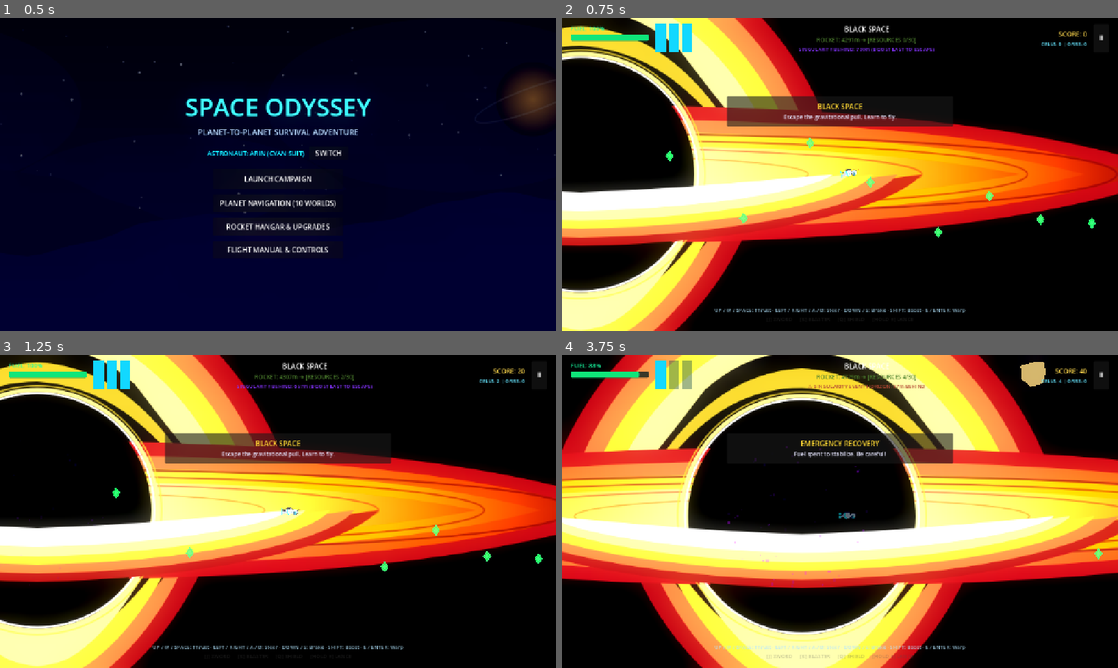
Above: before the commit, frames 1-4 (two rows, left to right).
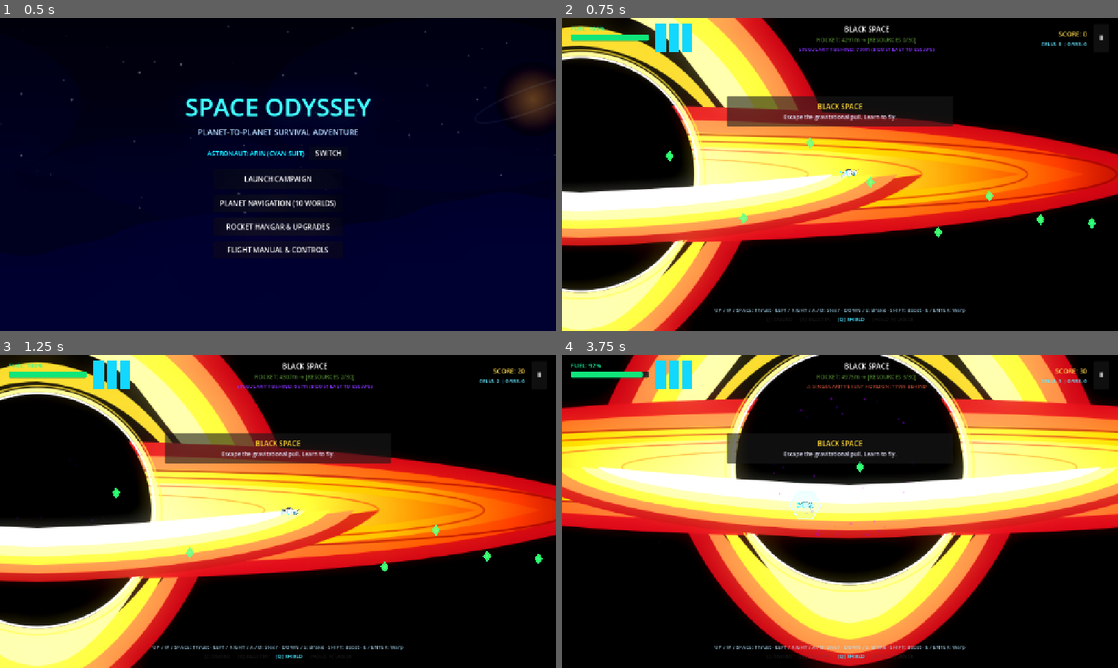
Above: after the commit, the same moments.

Repository: mallikarjunr444-gif/respawn-2d-game
Game: Godot game, scene res://scenes/main_menu.tscn
Two runs of this game, one before a commit and one after it. Both use one fixed random seed, a clock stepped at 60 frames per second and the inputs below.
Inputs (mouse positions are in pixels of both pictures, inside the frame that each line leads up to):
- Up to frame 1 (0.5 s): no input
- Up to frame 2 (0.75 s): click "LAUNCH CAMPAIGN" at 0.5 s
- Up to frame 3 (1.25 s): no input
- Up to frame 4 (3.75 s): tap Enter (ui_accept) at 1.25, 1.52 s; move the mouse to (812, 574) at 1.27 s; hold D (move_right) 1.28-2 s; tap Q (shield) at 1.35, 3.05 s; click (812, 574) at 1.42 s; drag from (1006, 558) to (834, 505) at 2.02 s; move the mouse to (673, 464) at 2.77 s; hold A (move_left) 2.78-3.5 s; hold Shift (boost) 2.78-3.5 s; drag from (867, 511) to (673, 464) at 3.52 s

Frame 1 is identical in both runs. In frame 2, less than 0.1% of the frame differs, in the area x 49-55%, y 95-98%; in frame 3, less than 0.1%; in frame 4, 72%, in the area x 0-100%, y 0-100%.

Commit message:
feat: add automated descent guidance and landing sequence to player and game state

Diff:
--- a/scenes/player.gd
+++ b/scenes/player.gd
@@ -25,6 +25,9 @@
 const BOOST_MAX_DURATION: float = 0.4
 const BOOST_COOLDOWN_TIME: float = 1.5
 const BOOST_FUEL_COST: float = 8.0
+
+var is_auto_landing: bool = false
+var landing_target: Vector2 = Vector2.ZERO
 
 # ── Damage ──
 var invulnerable_timer: float = 0.0
@@ -99,6 +102,26 @@
 		if shield_active_timer <= 0.0:
 			shield_bubble.visible = false
 			shield_bubble.monitoring = false
+
+	# ── Automated Descent Guidance Sequence (Auto landing on planet line) ──
+	if is_auto_landing:
+		var diff = landing_target - global_position
+		var target_vx = clampf(diff.x * 2.5, -220.0, 220.0)
+		var target_vy = clampf(diff.y * 1.6, 30.0, 130.0)
+		velocity.x = lerpf(velocity.x, target_vx, 5.0 * delta)
+		velocity.y = lerpf(velocity.y, target_vy, 4.5 * delta)
+		facing_angle = lerp_angle(facing_angle, 0.0, 6.0 * delta)
+		rotation = lerp_angle(rotation, PI * 0.5, 8.0 * delta)
+		is_thrusting = true
+		exhaust_particles.emitting = true
+		move_and_slide()
+		if diff.length() < 42.0 and absf(velocity.y) < 130.0:
+			is_auto_landing = false
+			velocity = Vector2.ZERO
+			exhaust_particles.emitting = false
+			SoundManager.play("land", 0.1)
+			GameState.show_toast("TOUCHDOWN CONFIRMED ON LINE", "Automated descent sequence complete. Elevated landing line locked.", 4.0)
+		return
 
 	# ── Directional Steering & Rotation (Left/Right or A/D) ──
 	var steer_input = 0.0
@@ -217,11 +240,13 @@
 				_fire_plasma_blaster()
 			lance_charge_time = 0.0
 
-	# Phase Shield
-	if Input.is_action_just_pressed("shield") and GameState.has_shield and shield_cooldown <= 0.0:
-		shield_active_timer = 1.8
-		shield_cooldown = 5.5
+	# Phase Shield (Exactly 1 Shield charge per level)
+	if Input.is_action_just_pressed("shield") and GameState.has_shield and GameState.shield_charges > 0 and shield_cooldown <= 0.0:
+		GameState.shield_charges -= 1
+		shield_active_timer = 3.5
+		shield_cooldown = 4.0
 		SoundManager.play("shield", 0.05)
+		GameState.weapons_changed.emit()
 
 	# ── Move ──
 	move_and_slide()
@@ -242,9 +267,9 @@
 	if position.y < min_y:
 		position.y = min_y
 		if velocity.y < 0.0: velocity.y = 0.0
-	elif position.y > max_y:
-		position.y = max_y
-		if velocity.y > 0.0: velocity.y = -30.0
+	elif position.y >= max_y - 30.0:
+		# Land on line, not below screen: Falling below screen triggers failure!
+		take_damage(99, "ALTITUDE CRITICAL — IMPACT BELOW FLIGHT CORRIDOR")
 
 
 # ═══════════════════════════════════════════════════════════════
--- a/scripts/game_state.gd
+++ b/scripts/game_state.gd
@@ -45,11 +45,13 @@
 var player_hp: int = 3
 const MAX_HP: int = 3
 
-# ── Weapons (preserved from original) ──
+# ── Weapons & Defense ──
 var has_sword: bool = false
 var has_blaster: bool = false
-var has_shield: bool = false
+var has_shield: bool = true  # Exactly 1 Shield in each level
 var has_lance: bool = false
+var shield_charges: int = 1  # 1 Shield charge per level
+var endless_sector: int = 1  # Endless Frontier sector count
 
 # ── Upgrades ──
 var upgrade_tank_level: int = 0       # 0-3, each adds 25% capacity
@@ -275,7 +277,8 @@
 # ═══════════════════════════════════════════════════════════════
 
 func start_level(world_index: int) -> void:
-	game_mode = "story"
+	if game_mode != "endless":
+		game_mode = "story"
 	current_world_idx = world_index
 	# Preserve collected fuel progression, ensuring player starts with at least 55% tank
 	fuel = maxf(fuel, get_effective_max_fuel() * 0.55)
@@ -286,12 +289,13 @@
 	orbs_collected = 0
 	bonus_routes_found = 0
 	score = 0
+	shield_charges = 1 # EXACTLY 1 SHIELD IN EACH LEVEL
 
 	# Unlock weapons based on progression
-	has_sword = world_index >= 2
-	has_blaster = world_index >= 4
-	has_shield = world_index >= 6
-	has_lance = world_index >= 8
+	has_shield = true # Shield is available with 1 charge per level
+	has_sword = world_index >= 2 or game_mode == "endless"
+	has_blaster = world_index >= 4 or game_mode == "endless"
+	has_lance = world_index >= 8 or game_mode == "endless"
 
 	weapons_changed.emit()
 	force_unpause()
@@ -313,14 +317,23 @@
 	if next_idx < LevelData.get_planet_count() and not unlocked_levels.has(next_idx):
 		unlocked_levels.append(next_idx)
 
+	if game_mode == "endless":
+		endless_sector += 1
+
 	save_data()
 	level_completed.emit()
 
 func restart_level() -> void:
 	force_unpause()
-	start_level(current_world_idx)
+	# If failed, restart from the start of the game (World 0)
+	start_level(0)
 
 func go_to_next_level() -> void:
+	if game_mode == "endless":
+		var next_idx = (current_world_idx + 1) % LevelData.get_planet_count()
+		start_level(next_idx)
+		return
+
 	var next_idx = current_world_idx + 1
 	if next_idx < LevelData.get_planet_count():
 		start_level(next_idx)
